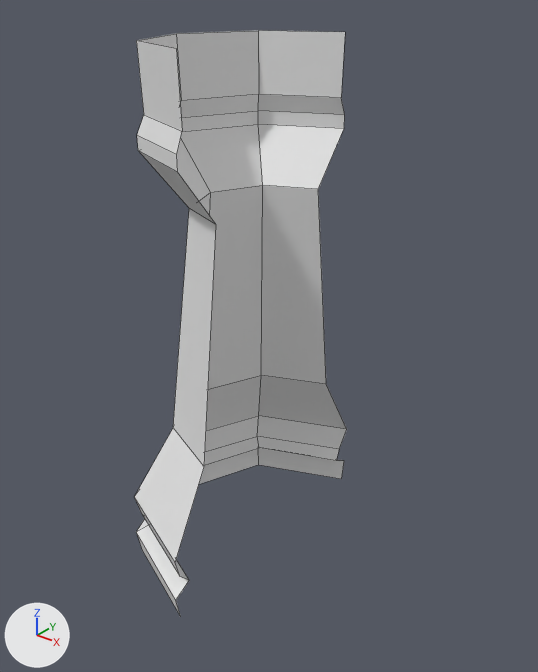
Two versions of the Blender file Section 4/Rook LP.blend, one commit apart.
Both versions are drawn from a 50 mm camera at (4.99, -6.27, 6.99) aimed at (0.01, -0.04, 3.13). The axes (+X, +Y, +Z) are drawn at lower left. The lights are the same throughout. Mesh edges are drawn as thin lines.

Names of what the first picture shows: 'Chess Piece Base'.
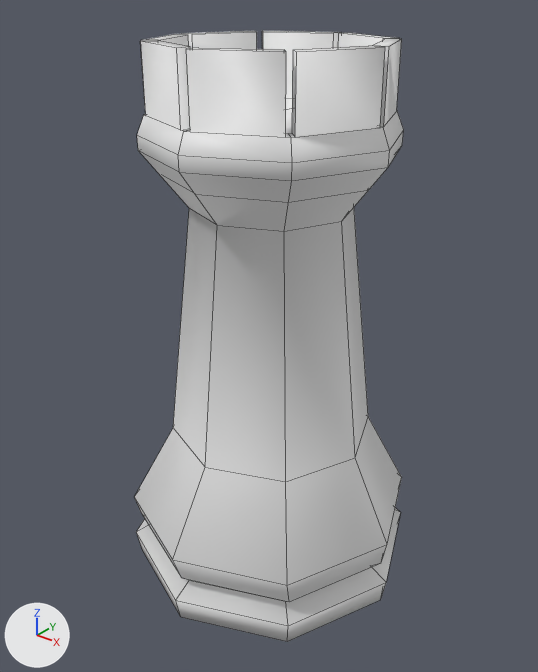
Commit message: before apply

Pixel boxes (x1, y1, x2, y2) of what changed, in the pictures (538 x 672 px):
'Chess Piece Base', reshaped, modifiers changed (27% wider): before (135, 30, 347, 617); after (135, 31, 404, 642)
part 1 of me_sphere, built on: before (136, 30, 345, 155); after (137, 31, 403, 622)
part 2 of me_sphere, shading changed: before (135, 111, 347, 617); after (135, 130, 404, 642)

What the commit changed:
me_sphere is used by ob_chess_piece_base; location (0.0, 0.0, 0.0).
me_sphere had 60 vertices, 40 faces, 5 loose edges and spanned x -1.8..0.02, y -1.8..1.8, z 0.0..6.4.
me_sphere now has 92 vertices, 68 faces and spans x -1.8..0.0, y -1.81..1.8, z 0.0..6.4.
Part 1, on me_sphere:
10 vertices are removed from x -1.36..-0.02, y -1.32..1.36, z 6.4.
8 faces are deleted.
5 loose edges are deleted.
8 vertices in x -0.02, y -1.38..1.42, z 1.89..5.49 move by (0.02, 0.0, 0.0).
7 vertices move from x -0.03..0.02, y -1.8..1.79, z 0.44..5.69 to x -0.82..0.0, y -1.81..1.79, z 0.43..5.69.
26 vertices are added at x -1.32..0.0, y -1.3..1.34, z 5.06..5.69.
16 new vertices lie (0.0, 0.0, 0.71) away from vertices in x -1.32..-0.03, y -1.27..1.32, z 5.69.
36 new faces join them.
me_sphere part 2: 32 kept faces spanning x -1.8..0.0, y -1.81..1.8, z 0.0..5.49 are now shaded smooth.
Object 'Chess Piece Base' (ob_chess_piece_base) gains a MIRROR modifier named 'Mirror'.
Modifier setting: use_clip = True.
